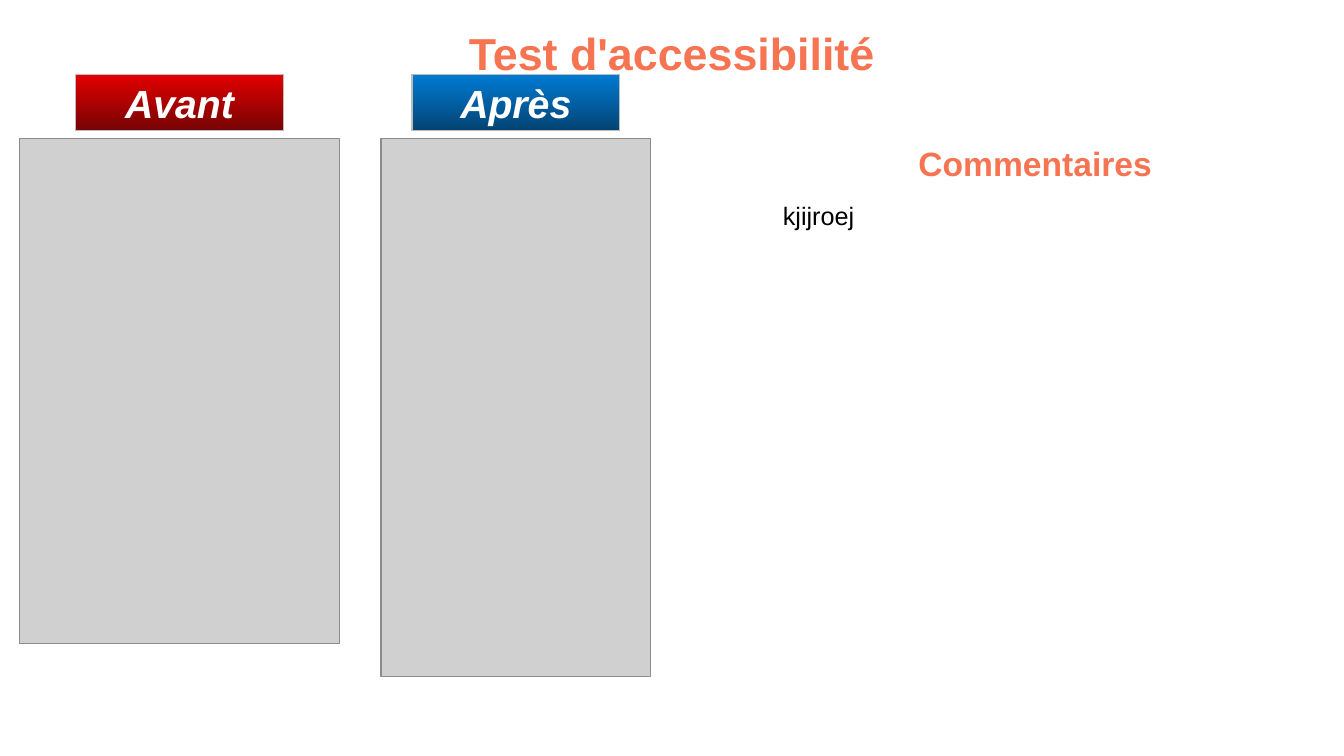
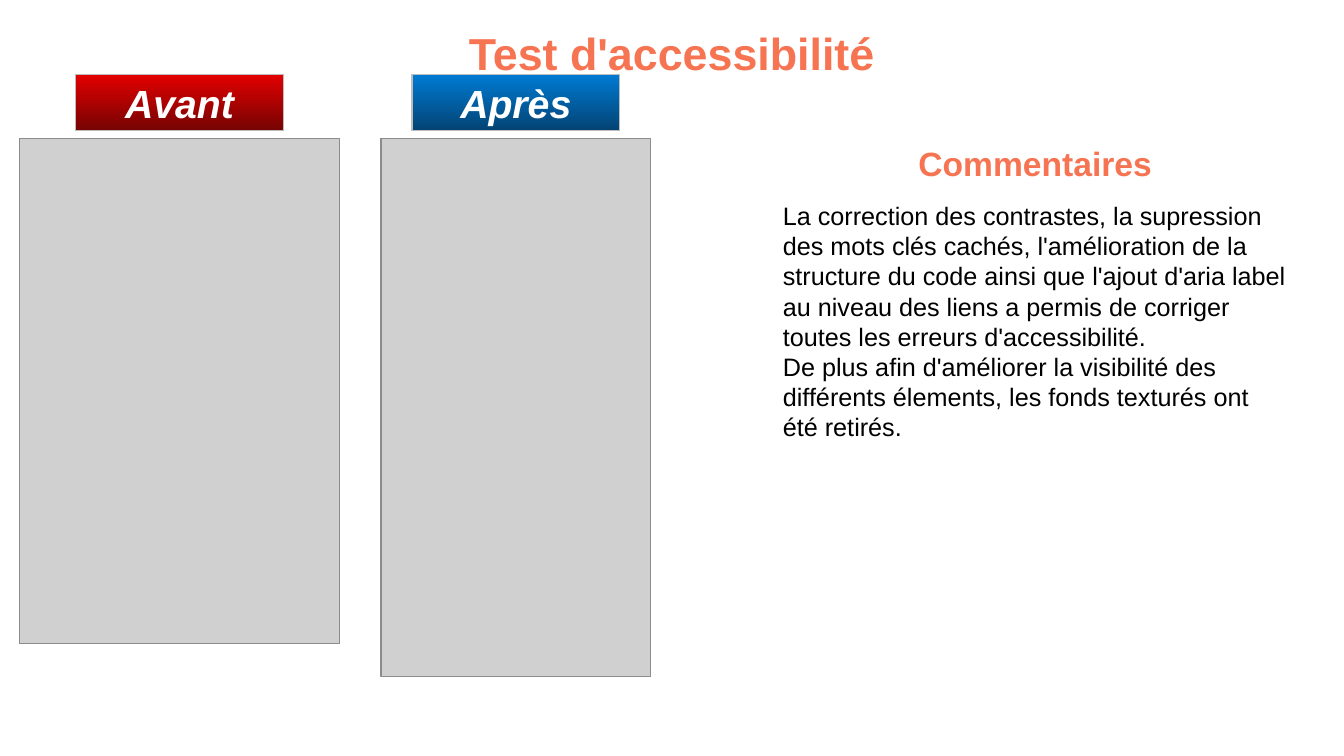
Before and after one commit to devi-dev/IsmahaneHAMOU_4_03062021-La-chouette-agence-, a slide deck: slide 3 of Analyse/optimisationrapport.pptx. Drawn at 1344x756 pixels with LibreOffice and Linux fonts; fonts in the diff are those of the drawing; grey boxes stand for pictures; background and template pictures are left out. Boxes give left, top, right and bottom in pixels: in the first picture for what was removed or moved away, otherwise in the second. Text is boxed around its words. In the diff, an @@ line names an element or a change of style, - is before the commit and + after.

Commit message:
ajout fichier optimisation draft

```diff
--- a/Analyse/optimisationrapport.pptx
+++ b/Analyse/optimisationrapport.pptx
@@ text at (783, 206, 1285, 437): text changed @@
-kjijroej
+La correction des contrastes, la supression des mots clés cachés, l'amélioration de la structure du code ainsi que l'ajout d'aria label au niveau des liens a permis de corriger toutes les erreurs d'accessibilité.
+De plus afin d'améliorer la visibilité des différents élements, les fonds texturés ont été retirés.
```
Also in this commit, not shown: 2 other slides changed, 4 other files.
